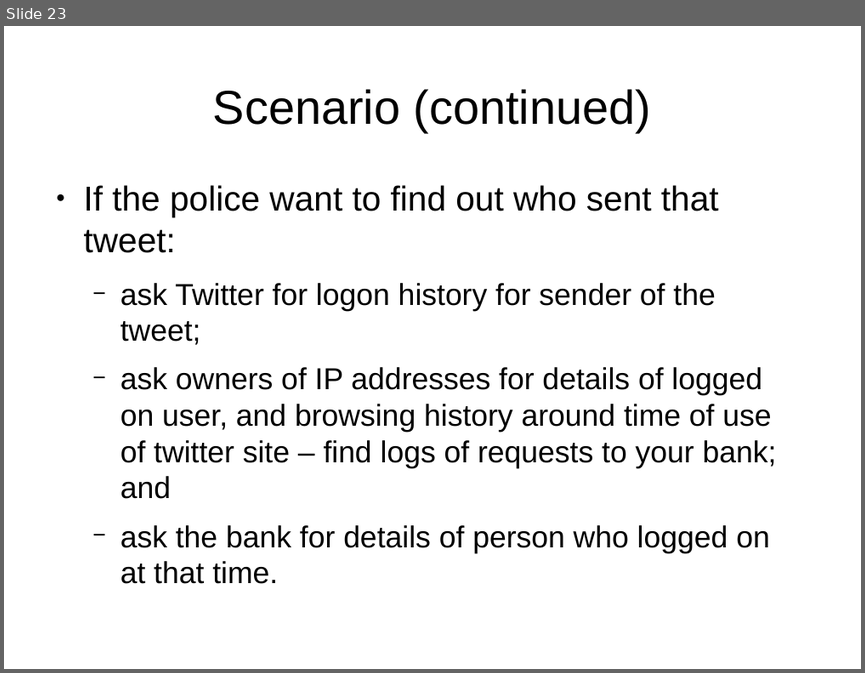
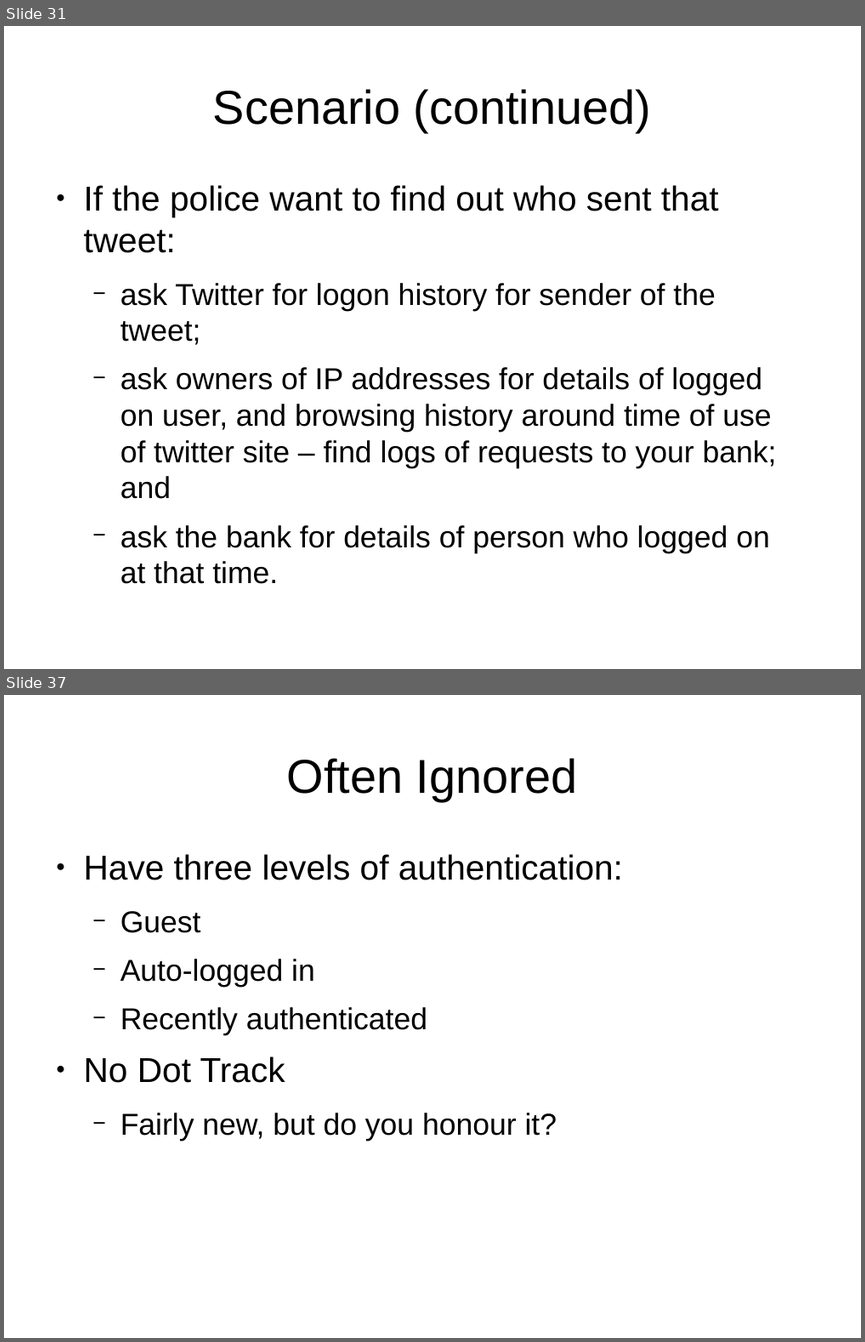
Before and after one commit to bendechrai/preso-security-privacy-anonymity, a slide deck: security-privacy-anonymity.odp. Shown one above the other, each under a label of ours: slide 23 before the commit, slides 31 and 37 after it; the slides between them are not shown. The pictures are 865x673 and 865x1342 pixels, drawn with LibreOffice and Linux fonts; fonts in the diff are those of the drawing. Boxes give left, top, right and bottom in pixels: in the first picture for what was removed or moved away, otherwise in the second. Text is boxed around its words. In the diff, an @@ line names an element or a change of style, - is before the commit and + after.

```diff
--- a/security-privacy-anonymity.odp
+++ b/security-privacy-anonymity.odp
@@ slide 37 added at <box>4,695,861,1338</box>, background #FFFFFF @@
@@ title added at <box>287,758,577,801</box>, 44 pt, text #000000 @@
+Often Ignored
@@ text added at <box>84,854,623,1140</box>, 28 pt, text #000000 @@
+● Have three levels of authentication:
+  − Guest
+  − Auto-logged in
+  − Recently authenticated
+● No Dot Track
+  − Fairly new, but do you honour it?
@@ what was slide 23 is now slide 31 @@
```
Also in this commit, not shown: 10 slides changed, 14 other slides added, 2 slides removed.
